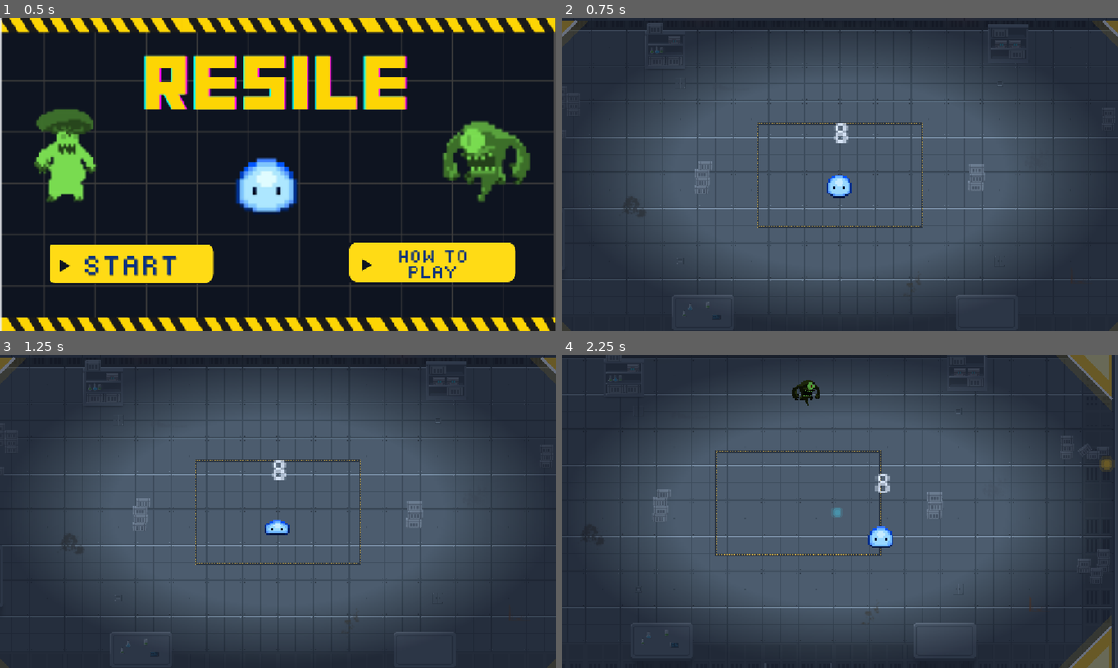
Above: before the commit, frames 1-4 (two rows, left to right).
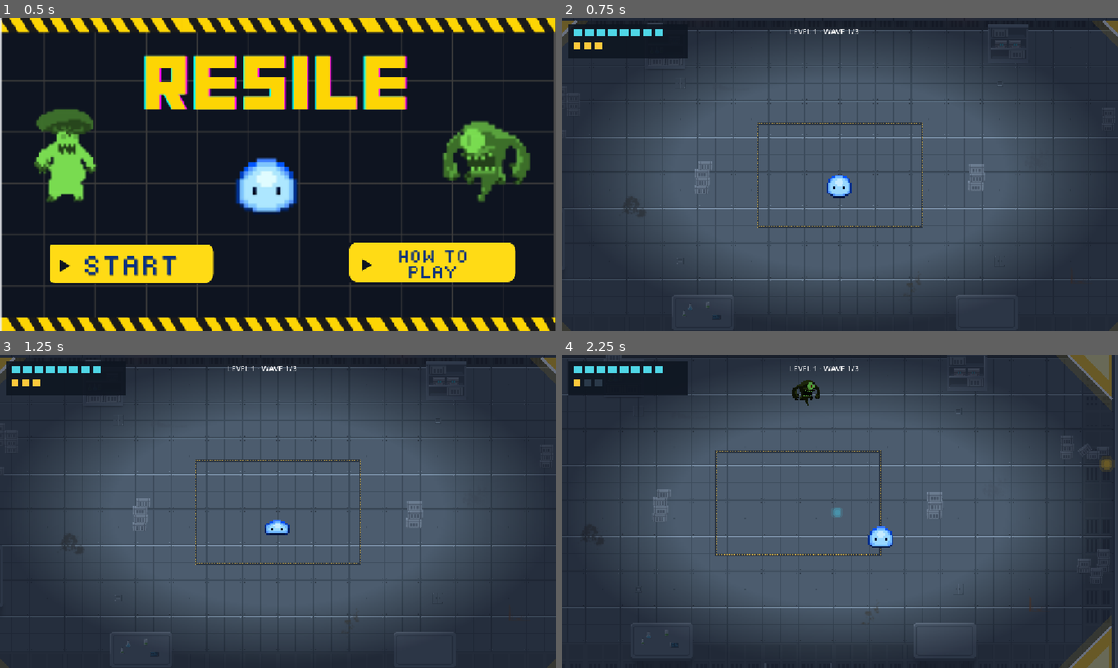
Above: after the commit, the same moments.

Repository: nirvith/resile
Game: Godot game, scene res://control.tscn
Two runs of this game, one before a commit and one after it. Both use one fixed random seed, a clock stepped at 60 frames per second and the inputs below.
Inputs (mouse positions are in pixels of both pictures, inside the frame that each line leads up to):
- Up to frame 1 (0.5 s): no input
- Up to frame 2 (0.75 s): click (695, 265) at 0.5 s
- Up to frame 3 (1.25 s): no input
- Up to frame 4 (2.25 s): move the mouse to (962, 495) at 1.27 s; press the mouse at (962, 495) at 1.28 s; hold D (move_right) 1.28-2.03 s; move the mouse to (728, 527) at 2.02 s; release the mouse at (728, 527) at 2.03 s; hold S (move_down) from 2.03 s (still down); click (728, 527) at 2.1 s

Frame 1 is identical in both runs. In frame 2, 1.9% of the frame differs, in the area x 1-54%, y 2-40%; in frame 3, 1.9%; in frame 4, 2.1%, in the area x 1-59%, y 2-44%.

Commit message:
HUD: cells, bolts, level and wave and removing cell number

Diff:
--- /dev/null
+++ b/HUD.tscn
@@ -0,0 +1,35 @@
+[gd_scene format=3 uid="uid://c7sbfhief7vbo"]
+
+[ext_resource type="Script" uid="uid://eehi0wjh4ko" path="res://hud.gd" id="1_k5de2"]
+
+[node name="HUD" type="CanvasLayer" unique_id=464677551]
+layer = 2
+script = ExtResource("1_k5de2")
+
+[node name="Back" type="ColorRect" parent="." unique_id=565169572]
+offset_left = 12.0
+offset_top = 12.0
+offset_right = 262.0
+offset_bottom = 82.0
+color = Color(0.05490196, 0.08235294, 0.1254902, 0.88235295)
+
+[node name="Cells" type="HBoxContainer" parent="." unique_id=2131409063]
+offset_left = 24.0
+offset_top = 22.0
+offset_right = 64.0
+offset_bottom = 62.0
+theme_override_constants/separation = 6
+
+[node name="Bolts" type="HBoxContainer" parent="." unique_id=1355259420]
+offset_left = 24.0
+offset_top = 50.0
+offset_right = 64.0
+offset_bottom = 90.0
+theme_override_constants/separation = 8
+
+[node name="WaveLabel" type="Label" parent="." unique_id=111051180]
+offset_left = 470.0
+offset_top = 16.0
+offset_right = 510.0
+offset_bottom = 39.0
+theme_override_font_sizes/font_size = 16
--- a/character_body_2d.gd
+++ b/character_body_2d.gd
@@ -82,4 +82,3 @@
 
 func update_look():
 	$Sprite.scale = Vector2.ONE * lerp(0.6, 1.0, (cells - 1) / 7.0)
-	$CellLabel.text = str(cells)
--- /dev/null
+++ b/hud.gd
@@ -0,0 +1,35 @@
+extends CanvasLayer
+
+const CYAN = Color("4fd6e6")
+const GOLD = Color("ffc93c")
+const EMPTY = Color("2b3a4a")
+
+var player
+var waves
+var cell_icons = []
+var bolt_icons = []
+
+func _ready():
+	player = get_tree().get_first_node_in_group("player")
+	waves = get_parent().get_node("Waves")
+	for i in player.max_cells:
+		cell_icons.append(make_icon($Cells, Vector2(18, 16)))
+	for i in player.max_bolts:
+		bolt_icons.append(make_icon($Bolts, Vector2(14, 14)))
+
+func make_icon(parent, size):
+	var icon = ColorRect.new()
+	icon.custom_minimum_size = size
+	icon.size_flags_vertical = Control.SIZE_SHRINK_BEGIN
+	parent.add_child(icon)
+	return icon
+
+func _process(_delta):
+	for i in cell_icons.size():
+		cell_icons[i].color = CYAN if i < player.cells else EMPTY
+	var ready_bolts = player.max_bolts - get_tree().get_nodes_in_group("bolts").size()
+	for i in bolt_icons.size():
+		bolt_icons[i].color = GOLD if i < ready_bolts else EMPTY
+	var lvl = mini(waves.level, waves.levels.size() - 1)
+	var total = waves.levels[lvl].waves.size()
+	$WaveLabel.text = "LEVEL %d · WAVE %d/%d" % [lvl + 1, mini(waves.current + 1, total), total]
--- a/node_2d.tscn
+++ b/node_2d.tscn
@@ -2,6 +2,7 @@
 
 [ext_resource type="PackedScene" uid="uid://bpdy5oedjk5yx" path="res://player.tscn" id="1_wtcfe"]
 [ext_resource type="Script" uid="uid://bhighbkp4puh1" path="res://waves.gd" id="2_0e48y"]
+[ext_resource type="PackedScene" uid="uid://c7sbfhief7vbo" path="res://HUD.tscn" id="4_0hol4"]
 [ext_resource type="Script" uid="uid://4e7x35k5osx1" path="res://camera.gd" id="4_cam"]
 
 [sub_resource type="Gradient" id="VignetteGradient"]
@@ -43,3 +44,5 @@
 mouse_filter = 2
 texture = SubResource("VignetteTexture")
 expand_mode = 1
+
+[node name="HUD" parent="." unique_id=464677551 instance=ExtResource("4_0hol4")]
--- a/player.tscn
+++ b/player.tscn
@@ -74,10 +74,3 @@
 [node name="CollisionShape2D" type="CollisionShape2D" parent="." unique_id=2110325946]
 position = Vector2(-1, 7)
 shape = SubResource("CircleShape2D_ibe4h")
-
-[node name="CellLabel" type="Label" parent="." unique_id=725450629]
-offset_left = -4.0
-offset_top = -37.0
-offset_right = 36.0
-offset_bottom = -14.0
-text = "8"
Not shown, added: hud.gd.uid
